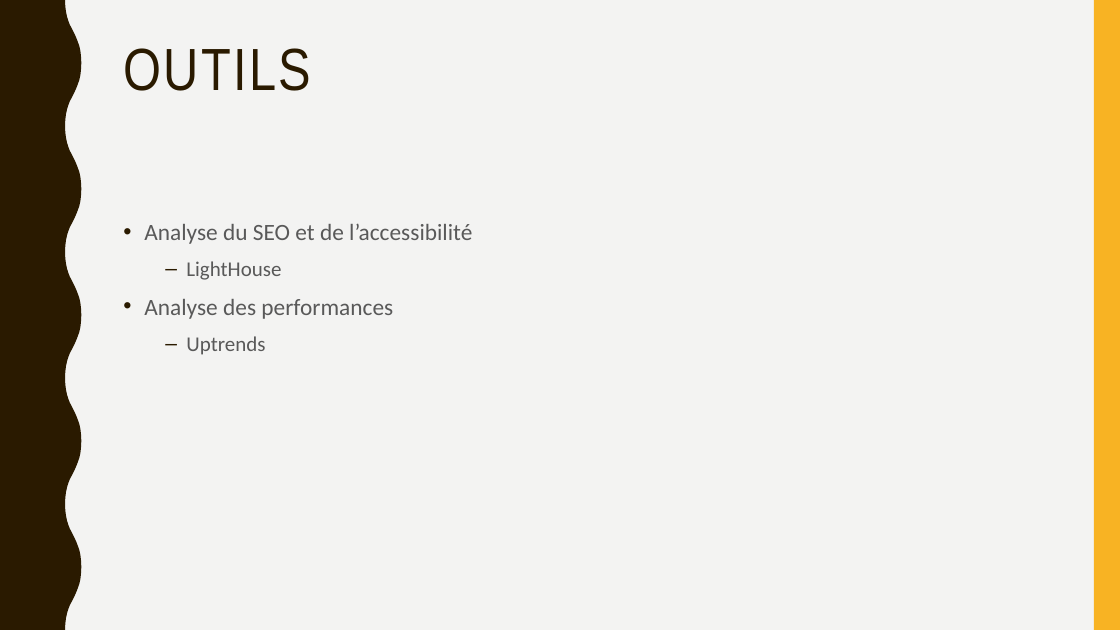
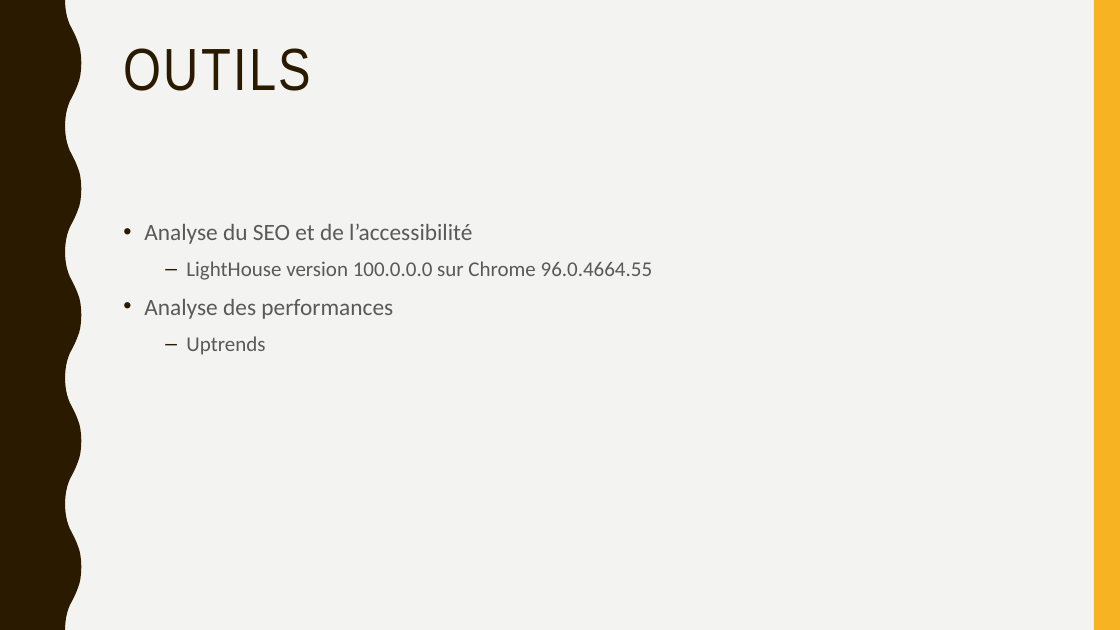
Before and after one commit to Fibre44/DENISNicolas_4_09112021, a slide deck: slide 3 of Soutenance/Soutenance.odp. Drawn at 1120x630 pixels with LibreOffice and Linux fonts; fonts in the diff are those of the drawing. Boxes give left, top, right and bottom in pixels: in the first picture for what was removed or moved away, otherwise in the second. Text is boxed around its words. In the diff, an @@ line names an element or a change of style, - is before the commit and + after.

```diff
--- a/Soutenance/Soutenance.odp
+++ b/Soutenance/Soutenance.odp
@@ text at <box>186,261,653,280</box>: text changed @@
-  – LightHouse
+  – LightHouse version 100.0.0.0 sur Chrome 96.0.4664.55
```
Also in this commit, not shown: 3 other slides changed, 3 slides added, 2 slides removed, 38 other files.
